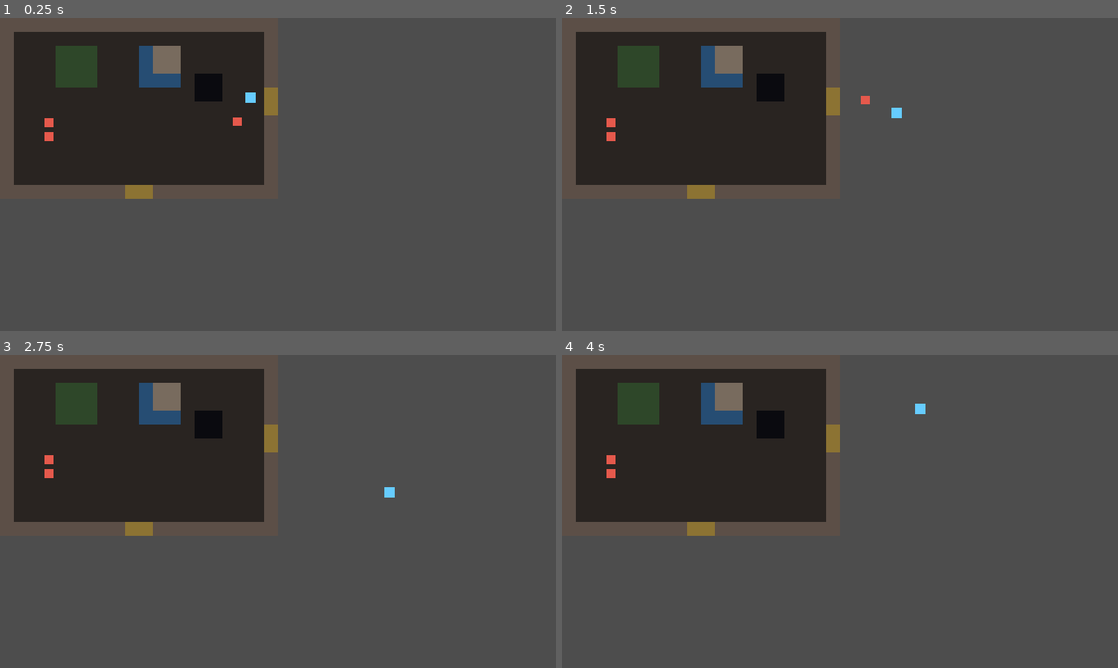
Above: before the commit, frames 1-4 (two rows, left to right).
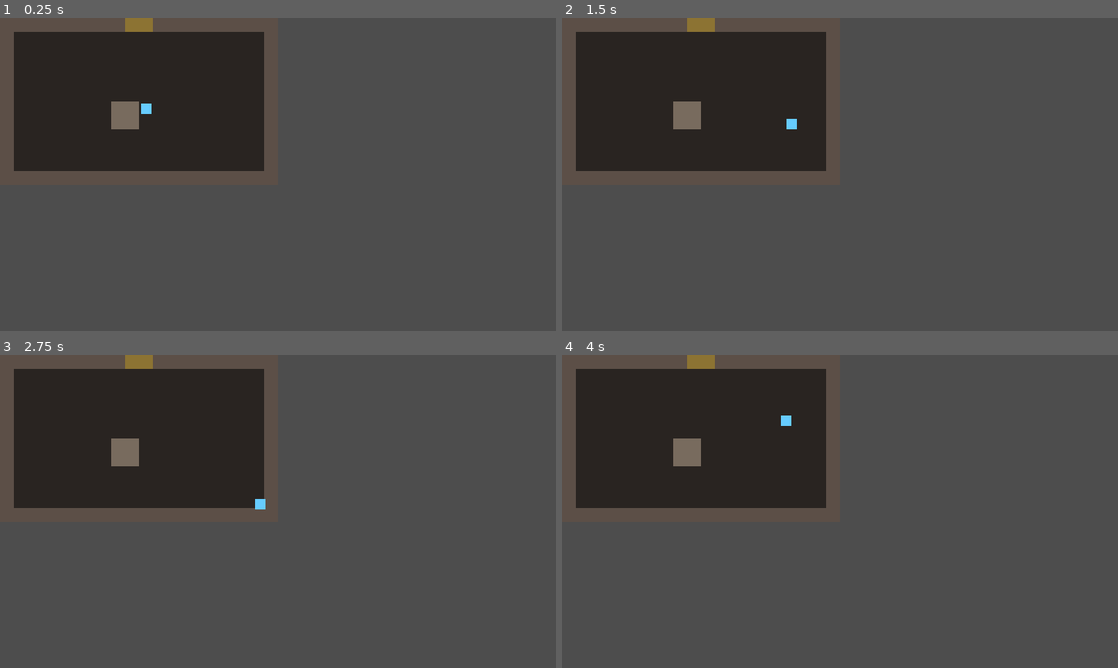
Above: after the commit, the same moments.

Repository: thaianh20021/game
Game: Godot game, scene res://scenes/main.tscn
The game is run twice, just before and just after one commit, with the same random seed, the same clock (stepped at 60 frames per second) and the same inputs.
Inputs (mouse positions are in pixels of both pictures, inside the frame that each line leads up to):
- Up to frame 1 (0.25 s): no input
- Up to frame 2 (1.5 s): move the mouse to (962, 158) at 0.52 s; press the mouse at (962, 158) at 0.53 s; hold D (move_right) 0.53-1.28 s; tap Space (dash) at 0.8, 1.35 s; move the mouse to (728, 190) at 1.27 s; release the mouse at (728, 190) at 1.28 s; hold S (move_down) from 1.28 s (still down)
- Up to frame 3 (2.75 s): tap Tab (swap_weapon, bound only after the commit) at 1.55, 2.1 s; move the mouse to (333, 442) at 2.02 s; release S (move_down) at 2.03 s; press the mouse at (333, 442) at 2.03 s; hold D (move_right) from 2.03 s (still down)
- Up to frame 4 (4 s): move the mouse to (812, 574) at 2.77 s; release D (move_right) at 2.78 s; release the mouse at (812, 574) at 2.78 s; hold W (move_up) 2.78-3.53 s; click (812, 574) at 2.85 s; tap Space (dash) at 3.05, 3.6 s; move the mouse to (1006, 558) at 3.52 s; hold A (move_left) from 3.53 s (still down); tap Tab (swap_weapon, bound only after the commit) at 3.8 s

The runs differ from the first frame. In frame 1, 5.8% of the frame differs, in the area x 2-50%, y 0-58%; in frame 2, 5.8%; in frame 3, 5.8%; in frame 4, 5.8%.

Commit message:
Add door transitions (full floor loop) and data-driven weapon system
- RoomNode: door_map (side -> neighbor room id), assigned in GraphBuilder
- RoomStamper: static door helpers (dir_of_door_tile, door_tiles)
- RoomRenderer: doors locked (collision + red tint) until room cleared,
  unlock + recolor on clear
- FloorController: enters rooms from the graph, spawns via budget system,
  transitions through doors, persists cleared rooms, detects boss clear
- WeaponDB/Weapon/Projectile: stats from data/weapons.json converted to
  damage/cooldown/reach; melee arc hit + physical/magic projectiles
- Player: 2-weapon loadout (sword + bow), hold LMB to attack, Tab to swap
- project.godot: swap_weapon (Tab) input action

Diff:
--- a/project.godot
+++ b/project.godot
@@ -50,6 +50,11 @@
 "events": [Object(InputEventMouseButton,"resource_local_to_scene":false,"resource_name":"","device":-1,"window_id":0,"a …(252 unchanged characters)…
 ]
 }
+swap_weapon={
+"deadzone": 0.5,
+"events": [Object(InputEventKey,"resource_local_to_scene":false,"resource_name":"","device":-1,"window_id":0,"alt_pressed":false,"shift_pressed":false,"ctrl_pressed":false,"meta_pressed":false,"pressed":false,"keycode":0,"physical_keycode":4194306,"key_label":0,"unicode":0,"location":0,"echo":false,"script":null)
+]
+}
 
 [rendering]
 
--- a/scripts/dungeon_gen/graph_builder.gd
+++ b/scripts/dungeon_gen/graph_builder.gd
@@ -22,6 +22,7 @@
 	var path := _build_critical_path(path_len)
 	_assign_critical_types(path)
 	_attach_branches(path)
+	_assign_door_maps()
 	return rooms
 
 
@@ -128,3 +129,23 @@
 	if candidates.is_empty():
 		return rng.randi_range(1, path.size() - 3)
 	return rng.pick(candidates)
+
+
+## Assigns each neighbor of a room to a distinct side (max 4 neighbors by
+## construction). Both rooms of an edge always get a door to each other, so
+## transitions can look up "which door leads back to where I came from".
+func _assign_door_maps() -> void:
+	for r in rooms:
+		var dirs: Array[int] = [
+			RoomStamper.Dir.NORTH,
+			RoomStamper.Dir.EAST,
+			RoomStamper.Dir.SOUTH,
+			RoomStamper.Dir.WEST,
+		]
+		for i in range(dirs.size() - 1, 0, -1):
+			var j := rng.randi_range(0, i)
+			var tmp := dirs[i]
+			dirs[i] = dirs[j]
+			dirs[j] = tmp
+		for i in mini(r.neighbors.size(), 4):
+			r.door_map[dirs[i]] = r.neighbors[i]
--- a/scripts/dungeon_gen/room_node.gd
+++ b/scripts/dungeon_gen/room_node.gd
@@ -23,6 +23,11 @@
 var neighbors: Array[int] = []
 var template_id: String = ""
 
+## Which side of the room leads to which neighbor:
+## RoomStamper.Dir (int) -> neighbor room id (int).
+## Assigned by GraphBuilder so every edge has a door on both rooms.
+var door_map: Dictionary = {}
+
 
 func type_name() -> String:
 	return RoomType.keys()[type]
--- a/scripts/dungeon_gen/room_stamper.gd
+++ b/scripts/dungeon_gen/room_stamper.gd
@@ -18,16 +18,26 @@
 const MAX_ATTEMPTS := 5
 
 
-## One door per neighbor, on distinct sides, max 4. Deterministic shuffle.
-func pick_door_dirs(room: RoomNode, rng: SeededRNG) -> Array[int]:
-	var dirs: Array[int] = [Dir.NORTH, Dir.EAST, Dir.SOUTH, Dir.WEST]
-	for i in range(dirs.size() - 1, 0, -1):
-		var j := rng.randi_range(0, i)
-		var tmp := dirs[i]
-		dirs[i] = dirs[j]
-		dirs[j] = tmp
-	var n: int = clampi(room.neighbors.size(), 1, 4)
-	return dirs.slice(0, n)
+## Side of the room a border tile sits on, or -1 for interior tiles.
+static func dir_of_door_tile(grid: TileGrid, tile: Vector2i) -> int:
+	if tile.y == 0:
+		return Dir.NORTH
+	if tile.y == grid.height - 1:
+		return Dir.SOUTH
+	if tile.x == 0:
+		return Dir.WEST
+	if tile.x == grid.width - 1:
+		return Dir.EAST
+	return -1
+
+
+## All door tiles on the given side of the room.
+static func door_tiles(grid: TileGrid, dir: int) -> Array[Vector2i]:
+	var out: Array[Vector2i] = []
+	for d in grid.door_positions():
+		if dir_of_door_tile(grid, d) == dir:
+			out.append(d)
+	return out
 
 
 func stamp(room: RoomNode, rng: SeededRNG, door_dirs: Array[int]) -> TileGrid:
--- a/scripts/main.gd
+++ b/scripts/main.gd
@@ -1,58 +1,17 @@
 extends Node2D
-## Demo entry point: generates a floor, stamps its first combat room, spawns
-## enemy waves from the budget system and lets the player clear the room.
-## Next milestone: room transitions through doors + full floor flow.
+## Game entry point. Starts a full floor run: walk through doors to move
+## between rooms, clear the boss room to finish the floor.
+## Next milestones: HUD (HP/weapon), floor-to-floor progression, hub scene.
 
 const DEMO_SEED := 20260704
 const FLOOR_INDEX := 1
-const DIFFICULTY_MULT := 1.0
-const ENEMY_SCENE := preload("res://scenes/enemy.tscn")
 
 @onready var player: Player = $Player
 
 
 func _ready() -> void:
-	# 1. Floor graph.
-	var builder := GraphBuilder.new()
-	var rooms := builder.build(DEMO_SEED, FLOOR_INDEX)
-	var errors := FloorValidator.validate(rooms)
-	print("=== Dungeon Core demo (seed %d) ===" % DEMO_SEED)
-	print("Floor: %d rooms | validation: %s" % [rooms.size(), "OK" if errors.is_empty() else str(errors)])
-
-	# 2. Stamp the first critical-path combat room.
-	var room := _first_combat_room(rooms)
-	var rng := SeededRNG.new(DEMO_SEED, 1000 + room.id)
-	var stamper := RoomStamper.new()
-	var door_dirs := stamper.pick_door_dirs(room, rng)
-	var grid := stamper.stamp(room, rng, door_dirs)
-
-	# 3. Roll the spawn plan.
-	var pool := EnemySpawner.load_pool("res://data/enemies_ancient_cave.json")
-	var doors := grid.door_positions()
-	var entry: Vector2i = doors[0]
-	var spawner := EnemySpawner.new()
-	var plan := spawner.roll_spawn_plan(room, grid, rng, FLOOR_INDEX, DIFFICULTY_MULT, pool, entry)
-
-	# 4. Render + play.
-	var renderer := RoomRenderer.new()
-	add_child(renderer)
-	move_child(renderer, 0)
-	renderer.setup(grid, plan, ENEMY_SCENE, player)
-	renderer.room_cleared.connect(func() -> void:
-		print("Demo complete - next milestone: door transitions."))
-
-	# Place the player just inside the entry door.
-	var center := renderer.tile_to_world(Vector2i(grid.width / 2, grid.height / 2))
-	var door_pos := renderer.tile_to_world(entry)
-	player.position = door_pos + (center - door_pos).normalized() * 24.0
-
-	print("Room %02d (%s): %dx%d tiles, %d doors, %d enemies planned" % [
-		room.id, room.type_name(), grid.width, grid.height, doors.size(), plan.size(),
-	])
-
-
-func _first_combat_room(rooms: Array[RoomNode]) -> RoomNode:
-	for r in rooms:
-		if r.type == RoomNode.RoomType.COMBAT and r.on_critical_path:
-			return r
-	return rooms[0]
+	var floor_ctrl := FloorController.new()
+	add_child(floor_ctrl)
+	move_child(floor_ctrl, 0)
+	floor_ctrl.start(DEMO_SEED, FLOOR_INDEX, player)
+	player.died.connect(func() -> void: print("YOU DIED - run over."))
--- a/scripts/player/player.gd
+++ b/scripts/player/player.gd
@@ -1,11 +1,14 @@
 class_name Player
 extends CharacterBody2D
-## MVP player controller: 8-way movement, dash with i-frames, and a basic
-## melee swing (left click) so rooms can be cleared. The real weapon system
-## (data/weapons.json driven) replaces the placeholder attack next milestone.
+## MVP player controller: 8-way movement, dash with i-frames, and a weapon
+## loadout driven by data/weapons.json.
+## Controls: WASD move, Space dash, hold LMB attack, Tab swap weapon.
 
 signal hp_changed(current: int, max_value: int)
 signal died
+
+## Pre-run loadout placeholder; later chosen in the hub (GDD section 4).
+const STARTING_WEAPONS: Array[String] = ["warden_sword", "hardwood_bow"]
 
 @export var move_speed := 90.0
 @export var dash_speed := 260.0
@@ -14,27 +17,34 @@
 @export var dash_cooldown := 1.2
 @export var max_hp := 100
 
-@export_group("Placeholder Attack")
-@export var attack_damage := 10
-@export var attack_range := 26.0
-@export var attack_cooldown := 0.35
+var hp: int
 
-var hp: int
+var _weapons: Array[Weapon] = []
+var _active := 0
 var _dash_time_left := 0.0
 var _dash_cd_left := 0.0
 var _iframes_left := 0.0
-var _attack_cd_left := 0.0
 var _dash_dir := Vector2.ZERO
 
 
 func _ready() -> void:
 	hp = max_hp
+	for id in STARTING_WEAPONS:
+		var weapon := Weapon.new()
+		add_child(weapon)
+		weapon.equip(id)
+		_weapons.append(weapon)
+	if not _weapons.is_empty():
+		print("Equipped: %s (Tab to swap)" % _weapons[_active].display_name())
+
+
+func current_weapon() -> Weapon:
+	return _weapons[_active] if not _weapons.is_empty() else null
 
 
 func _physics_process(delta: float) -> void:
 	_dash_cd_left = maxf(_dash_cd_left - delta, 0.0)
 	_iframes_left = maxf(_iframes_left - delta, 0.0)
-	_attack_cd_left = maxf(_attack_cd_left - delta, 0.0)
 
 	if _dash_time_left > 0.0:
 		_dash_time_left -= delta
@@ -46,8 +56,18 @@
 				and _dash_cd_left == 0.0 and input_dir != Vector2.ZERO:
 			_start_dash(input_dir)
 
-	if Input.is_action_just_pressed("attack") and _attack_cd_left == 0.0:
-		_attack()
+	if Input.is_action_just_pressed("swap_weapon") and _weapons.size() > 1:
+		_active = (_active + 1) % _weapons.size()
+		print("Equipped: %s" % _weapons[_active].display_name())
+
+	# Hold to attack; the weapon's own cooldown gates the fire rate.
+	if Input.is_action_pressed("attack"):
+		var weapon := current_weapon()
+		if weapon != null:
+			var aim := (get_global_mouse_position() - global_position).normalized()
+			if aim == Vector2.ZERO:
+				aim = Vector2.RIGHT
+			weapon.try_attack(global_position, aim)
 
 	move_and_slide()
 
@@ -70,16 +90,3 @@
 	_dash_time_left = dash_duration
 	_iframes_left = dash_iframes
 	_dash_cd_left = dash_cooldown
-
-
-## Placeholder melee swing: hits every enemy in a circle offset toward the
-## mouse cursor. No animation yet - just enough to test the room flow.
-func _attack() -> void:
-	_attack_cd_left = attack_cooldown
-	var aim := (get_global_mouse_position() - global_position).normalized()
-	if aim == Vector2.ZERO:
-		aim = Vector2.RIGHT
-	var hit_center := global_position + aim * attack_range * 0.6
-	for enemy in get_tree().get_nodes_in_group("enemies"):
-		if enemy is Enemy and enemy.global_position.distance_to(hit_center) <= attack_range:
-			enemy.take_damage(attack_damage)
--- /dev/null
+++ b/scripts/rooms/floor_controller.gd
@@ -0,0 +1,124 @@
+class_name FloorController
+extends Node2D
+## Runs one dungeon floor end to end: enters rooms from the graph, rolls
+## spawn plans, handles locked-door transitions, remembers cleared rooms
+## and announces floor completion when the boss room is cleared.
+##
+## Determinism: each room re-stamps from SeededRNG(seed, 1000 + room.id),
+## so revisiting an uncleared room reproduces the exact same layout + spawns.
+
+const ENEMY_SCENE := preload("res://scenes/enemy.tscn")
+const ENEMY_POOL_PATH := "res://data/enemies_ancient_cave.json"
+const ENTER_OFFSET := 24.0  # px the player is placed inside the entry door
+
+var floor_seed: int
+var floor_index: int
+var difficulty_mult := 1.0
+
+var rooms: Array[RoomNode] = []
+var current_room: RoomNode
+var cleared_rooms := {}  # room_id -> true
+
+var _player: Player
+var _renderer: RoomRenderer
+var _grid: TileGrid
+var _stamper := RoomStamper.new()
+var _spawner := EnemySpawner.new()
+var _pool: Dictionary
+var _transitioning := false
+
+
+func start(p_seed: int, p_floor_index: int, player: Player) -> void:
+	floor_seed = p_seed
+	floor_index = p_floor_index
+	_player = player
+	_pool = EnemySpawner.load_pool(ENEMY_POOL_PATH)
+
+	var builder := GraphBuilder.new()
+	rooms = builder.build(floor_seed, floor_index)
+	var errors := FloorValidator.validate(rooms)
+	print("Floor %d (seed %d): %d rooms | validation: %s" % [
+		floor_index, floor_seed, rooms.size(), "OK" if errors.is_empty() else str(errors),
+	])
+	_enter_room(_entrance(), -1)
+
+
+func _entrance() -> RoomNode:
+	for r in rooms:
+		if r.type == RoomNode.RoomType.ENTRANCE:
+			return r
+	return rooms[0]
+
+
+## Door transition check: once the room is cleared, standing on a door tile
+## moves the player to the room on the other side of that door.
+func _physics_process(_delta: float) -> void:
+	if _renderer == null or _grid == null or _transitioning:
+		return
+	if not _renderer.is_cleared:
+		return
+	var tile := _renderer.world_to_tile(_player.global_position)
+	if not _grid.in_bounds(tile.x, tile.y):
+		return
+	if _grid.get_tile(tile.x, tile.y) != TileGrid.Tile.DOOR:
+		return
+	var dir := RoomStamper.dir_of_door_tile(_grid, tile)
+	if current_room.door_map.has(dir):
+		_transitioning = true
+		# Deferred: never free the renderer mid-physics-step.
+		_enter_room.call_deferred(rooms[current_room.door_map[dir]], current_room.id)
+
+
+func _enter_room(room: RoomNode, from_room_id: int) -> void:
+	if _renderer != null:
+		_renderer.queue_free()
+	current_room = room
+
+	var rng := SeededRNG.new(floor_seed, 1000 + room.id)
+	var door_dirs: Array[int] = []
+	for d in room.door_map.keys():
+		door_dirs.append(d)
+	door_dirs.sort()  # stable carving order regardless of dict iteration
+	_grid = _stamper.stamp(room, rng, door_dirs)
+
+	# Which door leads back to the room we came from?
+	var entry_dir := -1
+	for d in room.door_map.keys():
+		if room.door_map[d] == from_room_id:
+			entry_dir = d
+	var center_tile := Vector2i(_grid.width / 2, _grid.height / 2)
+	var entry_tile := center_tile
+	if entry_dir != -1:
+		var tiles := RoomStamper.door_tiles(_grid, entry_dir)
+		if not tiles.is_empty():
+			entry_tile = tiles[0]
+
+	var plan: Array[Dictionary] = []
+	if not cleared_rooms.has(room.id):
+		plan = _spawner.roll_spawn_plan(
+			room, _grid, rng, floor_index, difficulty_mult, _pool, entry_tile)
+
+	_renderer = RoomRenderer.new()
+	add_child(_renderer)
+	move_child(_renderer, 0)
+	# Connect BEFORE setup: empty-plan rooms emit room_cleared during setup.
+	_renderer.room_cleared.connect(_on_room_cleared.bind(room))
+	_renderer.setup(_grid, plan, ENEMY_SCENE, _player)
+
+	var center := _renderer.tile_to_world(center_tile)
+	if entry_dir != -1:
+		var door_pos := _renderer.tile_to_world(entry_tile)
+		_player.global_position = door_pos + door_pos.direction_to(center) * ENTER_OFFSET
+	else:
+		_player.global_position = center
+
+	_transitioning = false
+	print("Entered room %02d (%s) | doors: %s" % [room.id, room.type_name(), room.door_map])
+
+
+func _on_room_cleared(room: RoomNode) -> void:
+	cleared_rooms[room.id] = true
+	if room.type == RoomNode.RoomType.BOSS:
+		print("FLOOR COMPLETE! Boss room cleared (%d/%d rooms visited)" % [
+			cleared_rooms.size(), rooms.size(),
+		])
--- a/scripts/rooms/room_renderer.gd
+++ b/scripts/rooms/room_renderer.gd
@@ -1,7 +1,8 @@
 class_name RoomRenderer
 extends Node2D
 ## Debug renderer for a stamped room: draws tiles as colored rects, builds
-## wall/pillar/pit collisions, and runs the wave spawn flow from a spawn plan.
+## wall/pillar/pit collisions, locks doors (collision + red tint) until the
+## room is cleared, and runs the wave spawn flow from a spawn plan.
 ## Will be replaced by a real TileMapLayer + biome tileset once art exists.
 
 signal room_cleared
@@ -15,8 +16,9 @@
 	TileGrid.Tile.WATER: Color(0.15, 0.30, 0.45),
 	TileGrid.Tile.GRASS: Color(0.18, 0.28, 0.16),
 	TileGrid.Tile.PILLAR: Color(0.47, 0.42, 0.37),
-	TileGrid.Tile.DOOR: Color(0.55, 0.45, 0.20),
 }
+const DOOR_OPEN_COLOR := Color(0.55, 0.45, 0.20)
+const DOOR_LOCKED_COLOR := Color(0.45, 0.15, 0.12)
 
 # Placeholder movement speeds per enemy kind (px/s) until real AIs land.
 const SPEED_BY_KIND := {
@@ -33,12 +35,14 @@
 }
 
 var grid: TileGrid
+var is_cleared := false
 
 var _plan: Array[Dictionary] = []
 var _enemy_scene: PackedScene
 var _player: Node2D
 var _alive := 0
 var _current_wave := 0
+var _door_bodies: Array[StaticBody2D] = []
 
 
 func setup(p_grid: TileGrid, plan: Array[Dictionary], enemy_scene: PackedScene, player: Node2D) -> void:
@@ -56,28 +60,46 @@
 	return Vector2(t.x + 0.5, t.y + 0.5) * TILE
 
 
+func world_to_tile(pos: Vector2) -> Vector2i:
+	return Vector2i(floori(pos.x / TILE), floori(pos.y / TILE))
+
+
 func _draw() -> void:
 	if grid == null:
 		return
 	for y in grid.height:
 		for x in grid.width:
-			var rect := Rect2(x * TILE, y * TILE, TILE, TILE)
-			draw_rect(rect, TILE_COLORS[grid.get_tile(x, y)])
+			var t := grid.get_tile(x, y)
+			var color: Color
+			if t == TileGrid.Tile.DOOR:
+				color = DOOR_OPEN_COLOR if is_cleared else DOOR_LOCKED_COLOR
+			else:
+				color = TILE_COLORS[t]
+			draw_rect(Rect2(x * TILE, y * TILE, TILE, TILE), color)
 
 
 func _build_collisions() -> void:
 	for y in grid.height:
 		for x in grid.width:
-			if not TileGrid.blocking(grid.get_tile(x, y)):
+			var t := grid.get_tile(x, y)
+			var locked_door := t == TileGrid.Tile.DOOR
+			if not TileGrid.blocking(t) and not locked_door:
 				continue
-			var body := StaticBody2D.new()
-			var shape := CollisionShape2D.new()
-			var rect := RectangleShape2D.new()
-			rect.size = Vector2(TILE, TILE)
-			shape.shape = rect
-			body.add_child(shape)
-			body.position = tile_to_world(Vector2i(x, y))
-			add_child(body)
+			var body := _make_tile_body(x, y)
+			if locked_door:
+				_door_bodies.append(body)
+
+
+func _make_tile_body(x: int, y: int) -> StaticBody2D:
+	var body := StaticBody2D.new()
+	var shape := CollisionShape2D.new()
+	var rect := RectangleShape2D.new()
+	rect.size = Vector2(TILE, TILE)
+	shape.shape = rect
+	body.add_child(shape)
+	body.position = tile_to_world(Vector2i(x, y))
+	add_child(body)
+	return body
 
 
 func _spawn_wave(wave: int) -> void:
@@ -118,9 +140,21 @@
 func _advance() -> void:
 	if _current_wave == 1 and _has_wave(2):
 		_spawn_wave(2)
-	else:
+		return
+	if is_cleared:
+		return
+	is_cleared = true
+	_unlock_doors()
+	queue_redraw()
+	if not _plan.is_empty():
 		print("Room cleared!")
-		room_cleared.emit()
+	room_cleared.emit()
+
+
+func _unlock_doors() -> void:
+	for body in _door_bodies:
+		body.queue_free()
+	_door_bodies.clear()
 
 
 func _has_wave(wave: int) -> bool:
--- /dev/null
+++ b/scripts/weapons/projectile.gd
@@ -0,0 +1,56 @@
+class_name Projectile
+extends Area2D
+## Player projectile: flies straight, damages the first enemy hit, despawns
+## on walls or when its range is exhausted. Built entirely in code until
+## per-weapon projectile art exists.
+
+var _dir := Vector2.RIGHT
+var _speed := 220.0
+var _damage := 5
+var _range := 140.0
+var _color := Color(1.0, 0.9, 0.55)
+var _travelled := 0.0
+
+
+func setup(dir: Vector2, speed: float, damage: int, range_px: float, color: Color) -> void:
+	_dir = dir.normalized()
+	_speed = speed
+	_damage = damage
+	_range = range_px
+	_color = color
+
+
+func _ready() -> void:
+	var shape := CollisionShape2D.new()
+	var circle := CircleShape2D.new()
+	circle.radius = 3.0
+	shape.shape = circle
+	add_child(shape)
+
+	var body := Polygon2D.new()
+	body.polygon = PackedVector2Array([
+		Vector2(-3, -1.5), Vector2(3, -1.5), Vector2(3, 1.5), Vector2(-3, 1.5),
+	])
+	body.color = _color
+	add_child(body)
+
+	rotation = _dir.angle()
+	z_index = 3
+	body_entered.connect(_on_body_entered)
+
+
+func _physics_process(delta: float) -> void:
+	var step := _dir * _speed * delta
+	position += step
+	_travelled += step.length()
+	if _travelled >= _range:
+		queue_free()
+
+
+func _on_body_entered(body: Node2D) -> void:
+	if body is Enemy:
+		body.take_damage(_damage)
+		queue_free()
+	elif body is StaticBody2D:
+		queue_free()
+	# The player (CharacterBody2D, not Enemy) is ignored on purpose.
--- /dev/null
+++ b/scripts/weapons/weapon.gd
@@ -0,0 +1,80 @@
+class_name Weapon
+extends Node2D
+## Equipped weapon behavior driven by data/weapons.json stats.
+## Stat conversion (1-10 scale -> gameplay values):
+##   damage   = dmg * 3
+##   cooldown = 1.2 - speed * 0.09 (floor 0.15s)
+##   melee reach       = 14 + range * 6 px
+##   projectile range  = range * 24 px
+## Mana costs are ignored until the class resource system lands.
+
+const MELEE_GROUPS := ["sword_1h", "axe", "dagger", "hammer", "spear", "shield"]
+const MAGIC_GROUPS := ["staff", "orb", "tome"]
+const PROJECTILE_SPEED := 220.0
+
+var data: Dictionary = {}
+
+var _cd_left := 0.0
+
+
+func equip(id: String) -> void:
+	data = WeaponDB.get_weapon(id)
+	assert(not data.is_empty(), "Weapon.equip: unknown weapon id " + id)
+
+
+func display_name() -> String:
+	return str(data.get("name", "?"))
+
+
+func damage() -> int:
+	return int(data.get("dmg", 1)) * 3
+
+
+func cooldown() -> float:
+	return maxf(1.2 - float(data.get("speed", 5)) * 0.09, 0.15)
+
+
+func is_melee() -> bool:
+	return MELEE_GROUPS.has(str(data.get("group", "")))
+
+
+func melee_reach() -> float:
+	return 14.0 + float(data.get("range", 2)) * 6.0
+
+
+func projectile_range() -> float:
+	return float(data.get("range", 6)) * 24.0
+
+
+func _process(delta: float) -> void:
+	_cd_left = maxf(_cd_left - delta, 0.0)
+
+
+func try_attack(origin: Vector2, aim: Vector2) -> bool:
+	if data.is_empty() or _cd_left > 0.0:
+		return false
+	_cd_left = cooldown()
+	if is_melee():
+		_melee_hit(origin, aim)
+	else:
+		_fire_projectile(origin, aim)
+	return true
+
+
+## Placeholder melee: circle hit-check offset toward the aim direction.
+## Real weapon animations + hitboxes come with the art milestone.
+func _melee_hit(origin: Vector2, aim: Vector2) -> void:
+	var reach := melee_reach()
+	var hit_center := origin + aim * reach * 0.6
+	for enemy in get_tree().get_nodes_in_group("enemies"):
+		if enemy is Enemy and enemy.global_position.distance_to(hit_center) <= reach:
+			enemy.take_damage(damage())
+
+
+func _fire_projectile(origin: Vector2, aim: Vector2) -> void:
+	var projectile := Projectile.new()
+	var color := Color(0.5, 0.8, 1.0) if MAGIC_GROUPS.has(str(data.get("group", ""))) \
+		else Color(1.0, 0.9, 0.55)
+	projectile.setup(aim, PROJECTILE_SPEED, damage(), projectile_range(), color)
+	get_tree().current_scene.add_child(projectile)
+	projectile.global_position = origin + aim * 10.0
--- /dev/null
+++ b/scripts/weapons/weapon_db.gd
@@ -0,0 +1,26 @@
+class_name WeaponDB
+extends RefCounted
+## Static lookup over data/weapons.json. Loaded once, keyed by weapon id.
+
+const PATH := "res://data/weapons.json"
+
+static var _by_id: Dictionary = {}
+
+
+static func _load() -> void:
+	if not _by_id.is_empty():
+		return
+	var data: Variant = JSON.parse_string(FileAccess.get_file_as_string(PATH))
+	assert(data is Dictionary, "WeaponDB: invalid JSON at " + PATH)
+	for w in data["weapons"]:
+		_by_id[str(w["id"])] = w
+
+
+static func get_weapon(id: String) -> Dictionary:
+	_load()
+	return _by_id.get(id, {})
+
+
+static func all_ids() -> Array:
+	_load()
+	return _by_id.keys()
